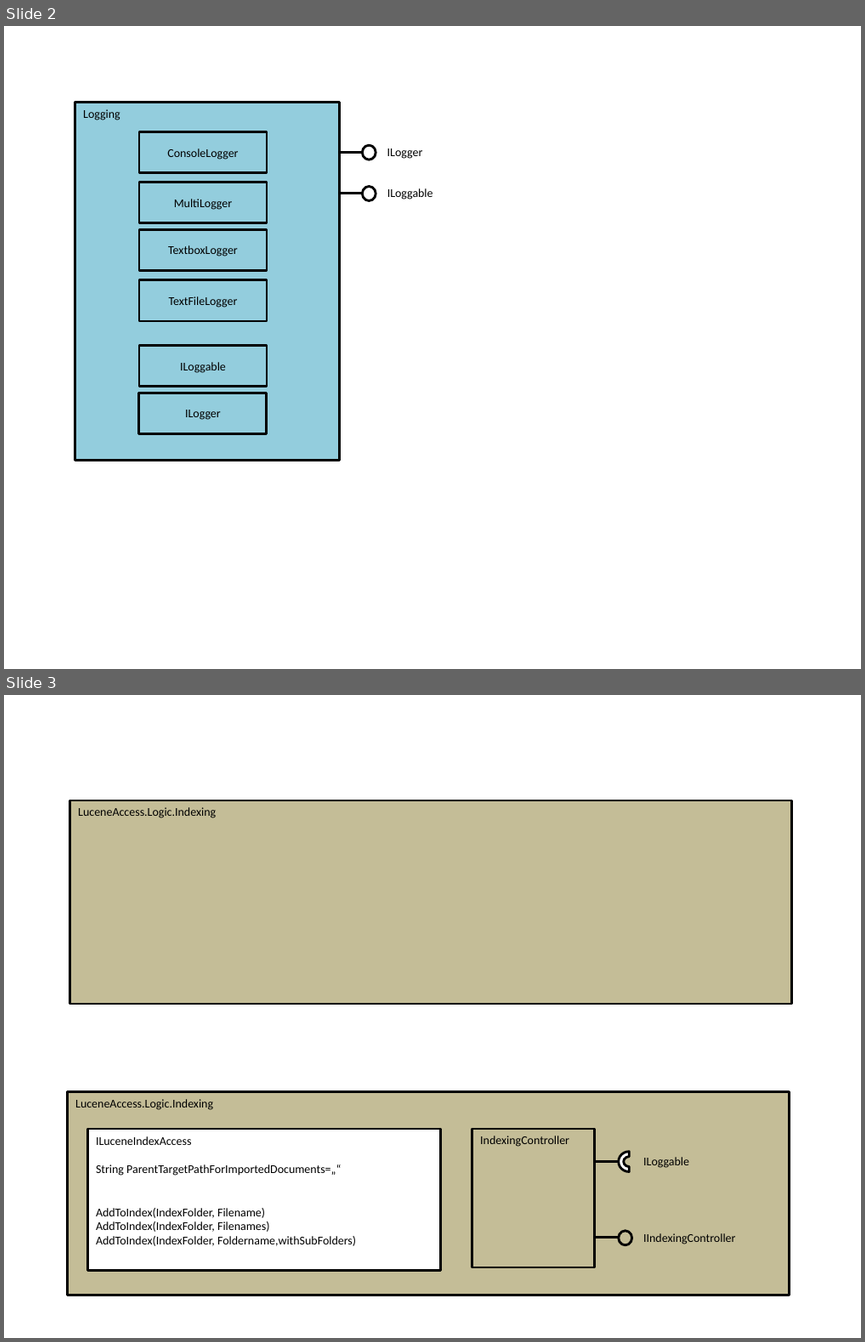
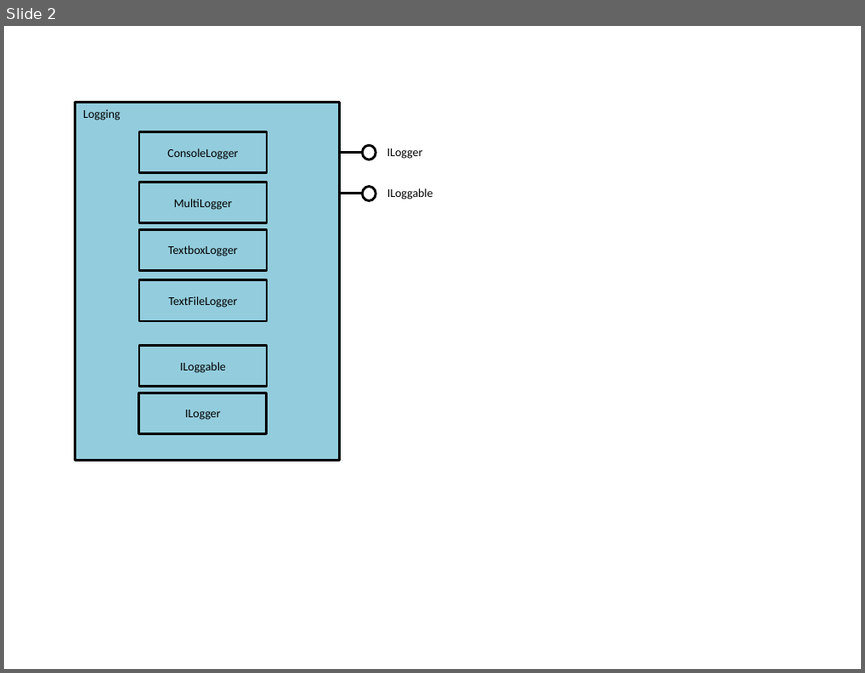
Before and after one commit to MrMame/Doci, a slide deck: documentation/Architecture_v0.1.0.pptx. Shown one above the other, each under a label of ours: slides 2 and 3 before the commit, slide 2 after it. The pictures are 865x1342 and 865x673 pixels, drawn with LibreOffice and Linux fonts; fonts in the diff are those of the drawing. Boxes give left, top, right and bottom in pixels: in the first picture for what was removed or moved away, otherwise in the second. Text is boxed around its words. In the diff, an @@ line names an element or a change of style, - is before the commit and + after.

Commit message:
Added Logic.DocumentAccessing Assembly to provide public interfaces for LuceneAccessController

```diff
--- a/documentation/Architecture_v0.1.0.pptx
+++ b/documentation/Architecture_v0.1.0.pptx
@@ slide 3 removed at [4,695,861,1338], background #FFFFFF @@
@@ rectangle removed at [70,800,792,1004] @@
-LuceneAccess.Logic.Indexing
@@ rectangle removed at [68,1092,789,1295] @@
-LuceneAccess.Logic.Indexing
@@ rectangle removed at [87,1129,440,1270] @@
-ILuceneIndexAccess
-String ParentTargetPathForImportedDocuments=„“
-AddToIndex(IndexFolder, Filename)
-AddToIndex(IndexFolder, Filenames)
-AddToIndex(IndexFolder, Foldername,withSubFolders)
@@ rectangle removed at [472,1129,595,1267] @@
-IndexingController
@@ arch (boxed as its full ring) removed at [619,1151,640,1172] @@
@@ line removed from (596, 1161) to (619, 1161) @@
@@ text removed at [643,1157,689,1168] @@
-ILoggable
@@ line removed from (596, 1237) to (619, 1237) @@
@@ ellipse removed at [619,1231,632,1245] @@
@@ text removed at [643,1233,735,1244] @@
-IIndexingController
```
Also in this commit, not shown: 1 slide changed, 1 slide added, 8 other files.
